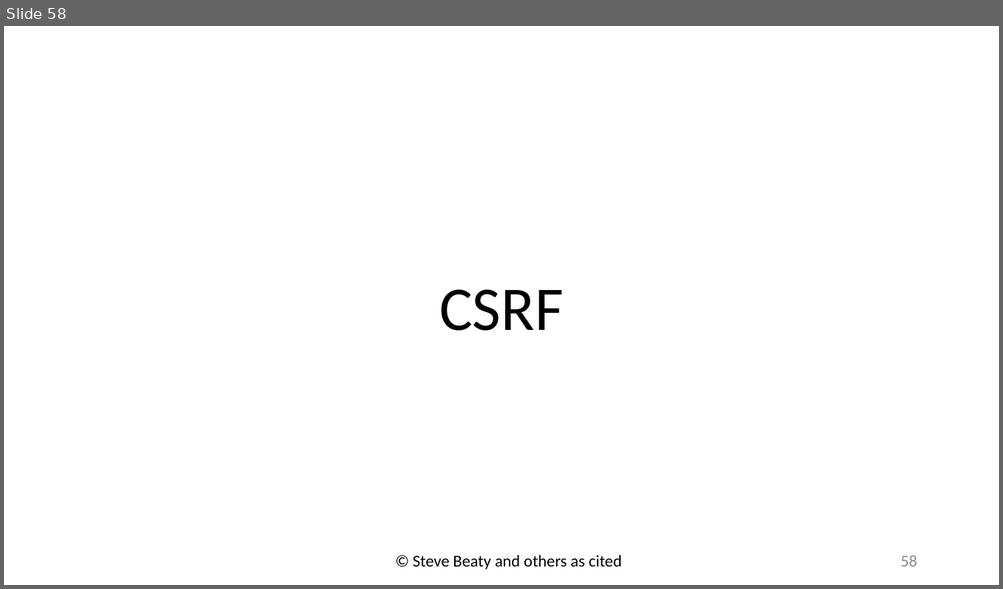
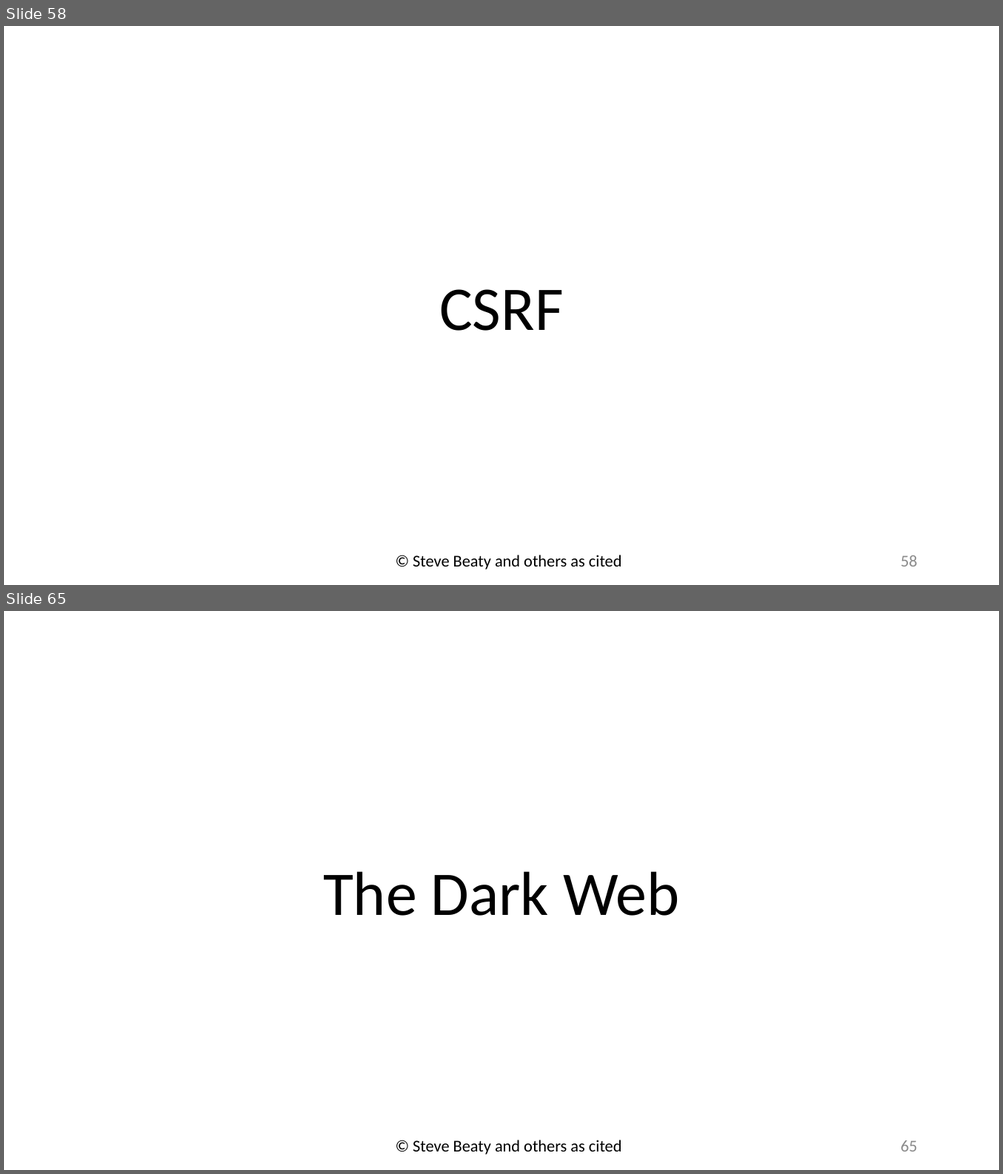
Before and after one commit to drb80/WebAppDev, a slide deck: Slides/Chapter06.pptx. Shown one above the other, each under a label of ours: slide 58 before the commit, slides 58 and 65 after it; the slides between them are not shown. The pictures are 1003x589 and 1003x1174 pixels, drawn with LibreOffice and Linux fonts; fonts in the diff are those of the drawing; background and template pictures are left out. Boxes give left, top, right and bottom in pixels: in the first picture for what was removed or moved away, otherwise in the second. Text is boxed around its words. In the diff, an @@ line names an element or a change of style, - is before the commit and + after.

```diff
--- a/Slides/Chapter06.pptx
+++ b/Slides/Chapter06.pptx
@@ slide 65 added at box(4, 611, 999, 1170), background picture (left out) @@
@@ title added at box(323, 871, 680, 916), 60 pt, text #000000 @@
+The Dark Web
@@ text added at box(412, 1140, 622, 1155), 16 pt, text #000000 @@
+© Steve Beaty and others as cited
@@ page number added at box(900, 1141, 917, 1152), 16 pt, text #8C8C8C @@
+65
```
Also in this commit, not shown: 51 slides changed, 40 other slides added.
